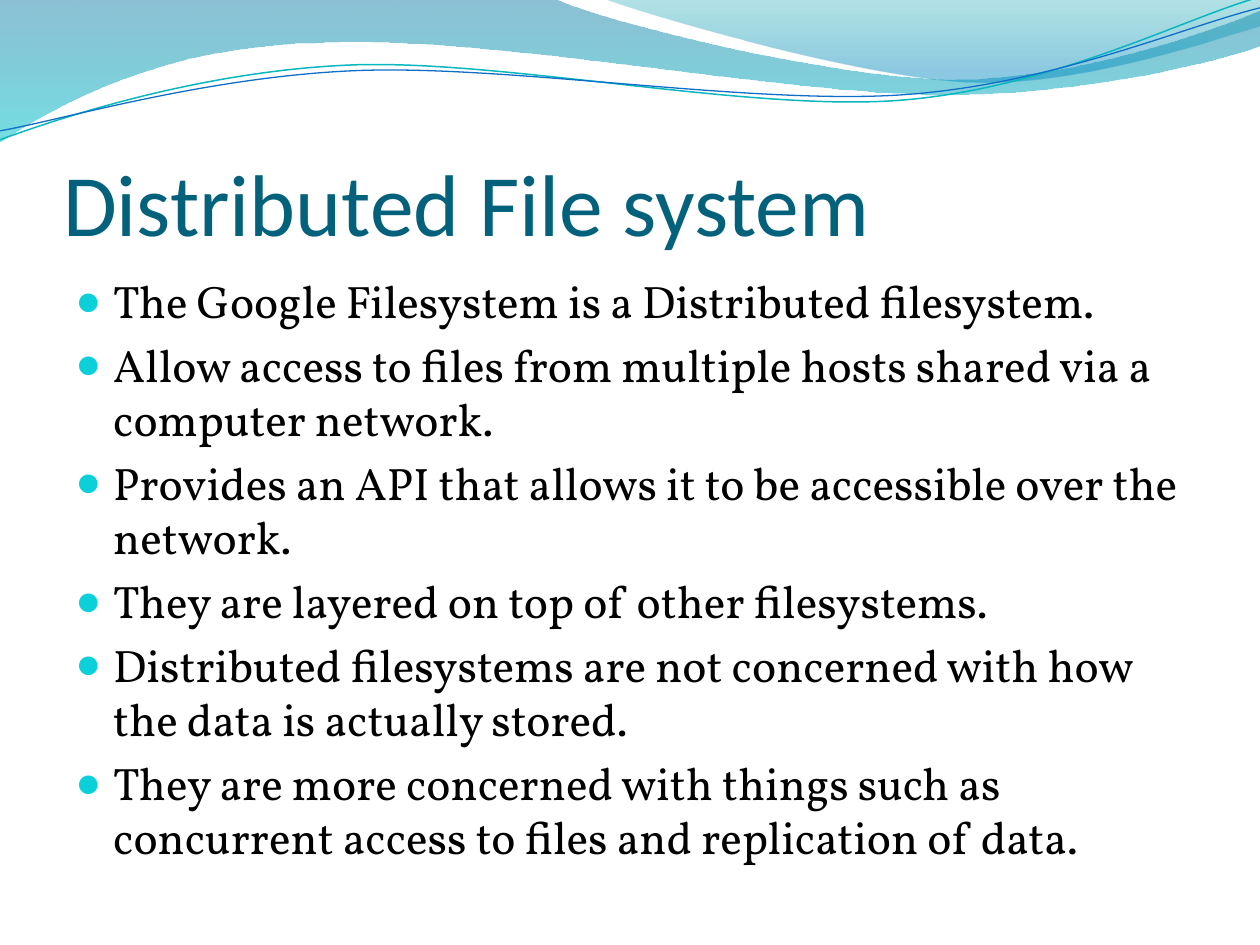
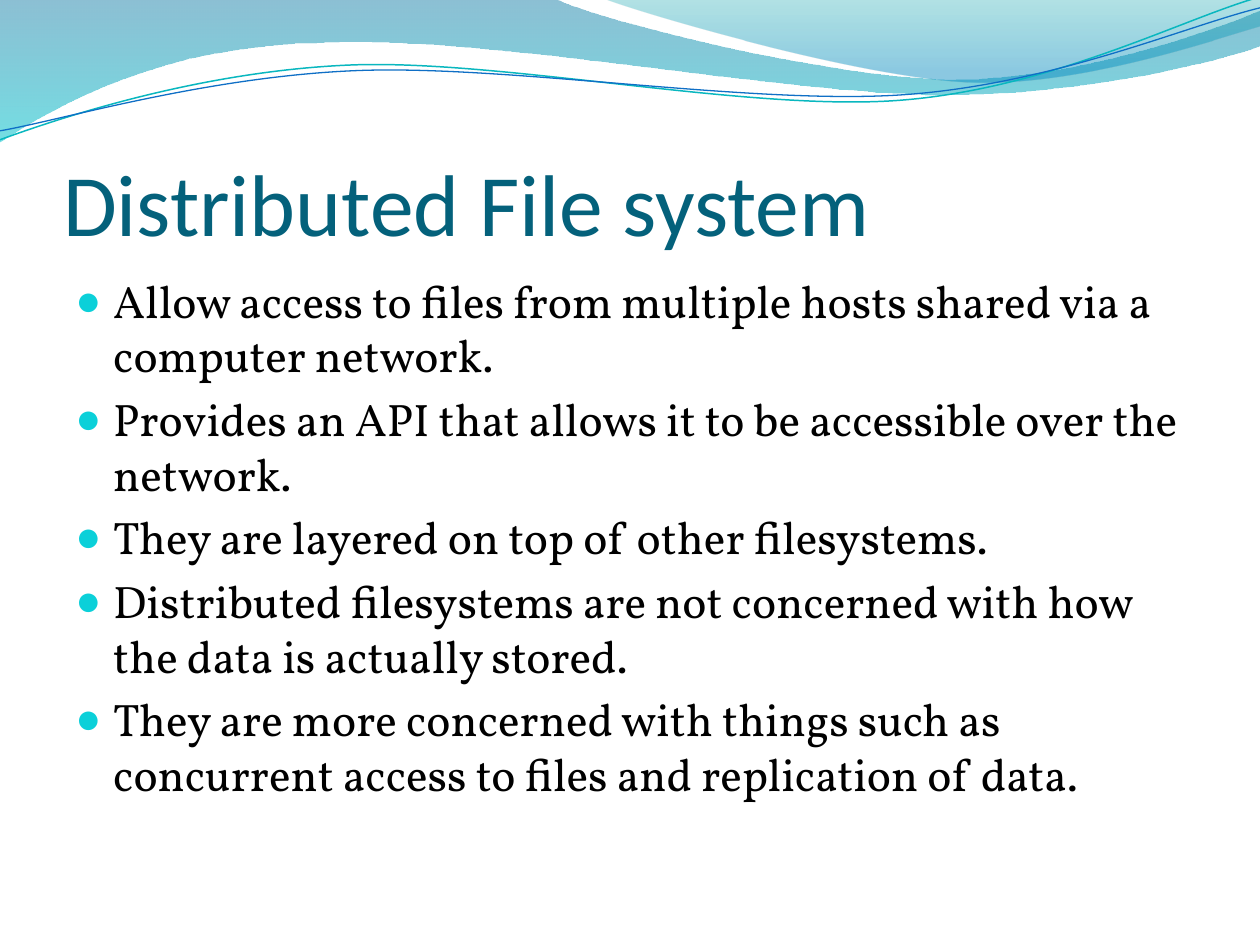
Before and after one commit to edvelezg/unb-os, a slide deck: slide 3 of google-fs/google-fs.pptx. Drawn at 1260x945 pixels with LibreOffice and Linux fonts; fonts in the diff are those of the drawing; background and template pictures are left out. Boxes give left, top, right and bottom in pixels: in the first picture for what was removed or moved away, otherwise in the second. Text is boxed around its words. In the diff, an @@ line names an element or a change of style, - is before the commit and + after.

```diff
--- a/google-fs/google-fs.pptx
+++ b/google-fs/google-fs.pptx
@@ text at (x1=113, y1=285, x2=1094, y2=330): paragraph removed @@
-● The Google Filesystem is a Distributed filesystem.
```
Also in this commit, not shown: 4 other slides changed.
